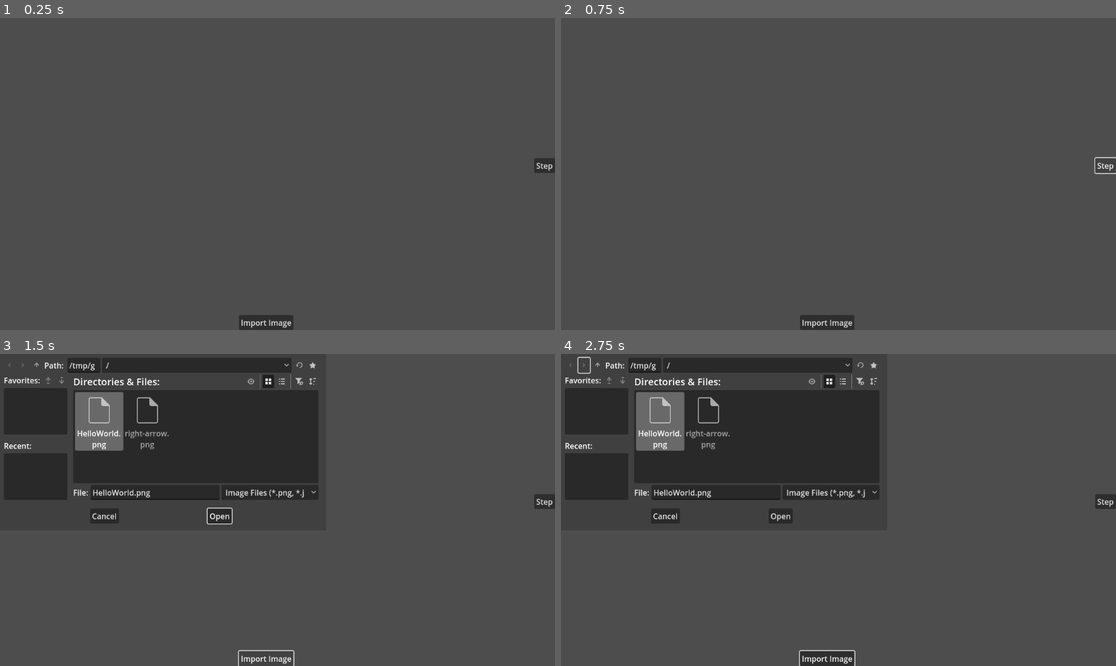
Above: before the commit, frames 1-4 (two rows, left to right).
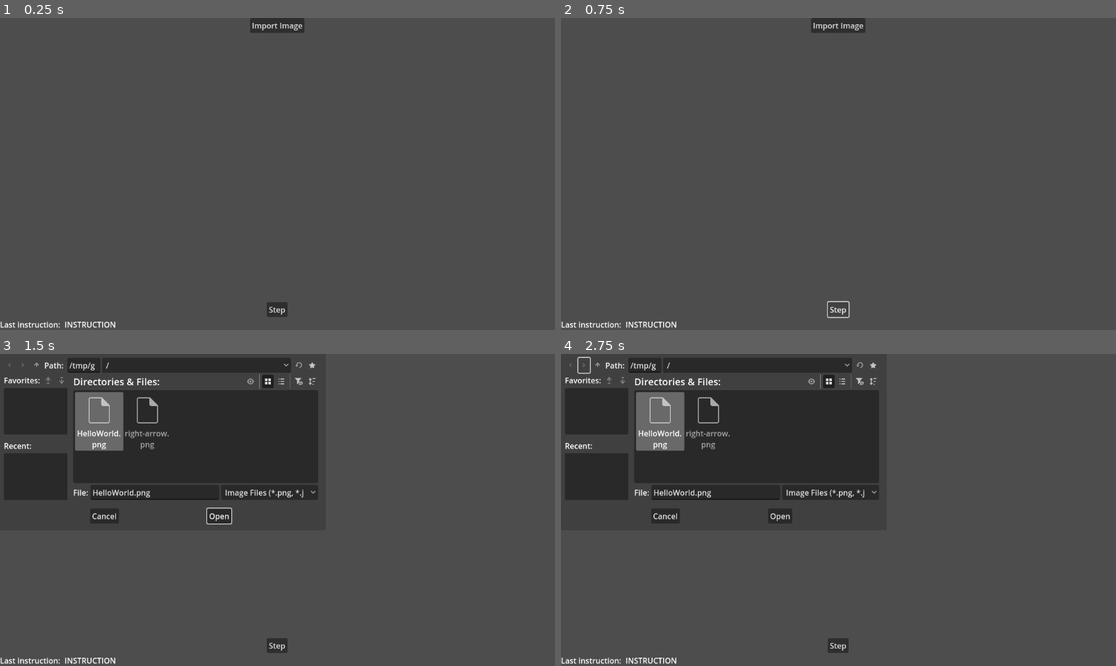
Above: after the commit, the same moments.

Repository: thelvm/godot-pietlang-ide
Game: Godot game, scene res://main.tscn
Same seed, same stepped clock (60 frames per second), same inputs: the game is played once before the commit and once after it.
Inputs (mouse positions are in pixels of both pictures, inside the frame that each line leads up to):
- Up to frame 1 (0.25 s): no input
- Up to frame 2 (0.75 s): click "Step" at 0.5 s
- Up to frame 3 (1.5 s): click "Import Image" at 1.25 s
- Up to frame 4 (2.75 s): click (583, 366) at 2 s

The runs differ from the first frame. In frame 1, 1.3% of the frame differs, in the area x 0-100%, y 0-100%; in frame 2, 1.2%; in frame 3, 1.0%; in frame 4, 1.2%.
Error before the commit: Cannot call method 'get_pixelv' on a null value. (res://pietlang_interpreter.gd:78)
Error after the commit: Cannot call method 'get_pixelv' on a null value. (res://pietlang_interpreter.gd:80)

Commit message:
Add last instruction to UI

Diff:
--- /dev/null
+++ b/last_instruction_label.gd
@@ -0,0 +1,11 @@
+extends Label
+
+@onready var pietlang_interpreter: PietlangInterpreter = %PietlangInterpreter
+
+
+func _ready() -> void:
+	pietlang_interpreter.executed_instruction.connect(_on_interpreter_executed_instruction)
+
+
+func _on_interpreter_executed_instruction(instruction: StringName) -> void:
+	text = instruction
--- a/main.tscn
+++ b/main.tscn
@@ -1,9 +1,10 @@
-[gd_scene load_steps=5 format=3 uid="uid://bxrxbs3158s50"]
+[gd_scene load_steps=6 format=3 uid="uid://bxrxbs3158s50"]
 
 [ext_resource type="Script" uid="uid://y7ami2ldov1m" path="res://main.gd" id="1_ig7tw"]
 [ext_resource type="Script" uid="uid://cds82uvwogchw" path="res://pietlang_interpreter.gd" id="2_0xm2m"]
 [ext_resource type="Texture2D" uid="uid://buukcn6qwoew0" path="res://right-arrow.png" id="2_1bvp3"]
 [ext_resource type="Script" uid="uid://cabqtn5b0kawc" path="res://dp_image.gd" id="3_lquwl"]
+[ext_resource type="Script" uid="uid://bd7pgpf2yo7h" path="res://last_instruction_label.gd" id="4_lquwl"]
 
 [node name="Main" type="Control"]
 layout_mode = 3
@@ -16,14 +17,19 @@
 size_flags_vertical = 3
 script = ExtResource("1_ig7tw")
 
-[node name="GridContainer" type="GridContainer" parent="."]
+[node name="GridContainer" type="VBoxContainer" parent="."]
 layout_mode = 1
 anchors_preset = 15
 anchor_right = 1.0
 anchor_bottom = 1.0
 grow_horizontal = 2
 grow_vertical = 2
-columns = 2
+
+[node name="ImportSourceImageButton" type="Button" parent="GridContainer"]
+layout_mode = 2
+size_flags_horizontal = 4
+size_flags_vertical = 4
+text = "Import Image"
 
 [node name="CodeImage" type="TextureRect" parent="GridContainer"]
 unique_name_in_owner = true
@@ -35,25 +41,51 @@
 stretch_mode = 5
 
 [node name="DpImage" type="Sprite2D" parent="GridContainer/CodeImage"]
-position = Vector2(229, 305)
 texture = ExtResource("2_1bvp3")
 script = ExtResource("3_lquwl")
 
-[node name="Button" type="Button" parent="GridContainer"]
+[node name="LastInstructionLabel" type="Label" parent="GridContainer/CodeImage/DpImage"]
+anchors_preset = 15
+anchor_right = 1.0
+anchor_bottom = 1.0
+offset_left = -32.0
+offset_top = -32.0
+offset_right = -32.0
+offset_bottom = -32.0
+grow_horizontal = 2
+grow_vertical = 2
+theme_override_colors/font_outline_color = Color(0, 0, 0, 1)
+theme_override_constants/outline_size = 4
+text = "INSTRUCTION"
+horizontal_alignment = 1
+vertical_alignment = 1
+script = ExtResource("4_lquwl")
+
+[node name="VBoxContainer" type="VBoxContainer" parent="GridContainer"]
+layout_mode = 2
+
+[node name="StepButton" type="Button" parent="GridContainer/VBoxContainer"]
 layout_mode = 2
 size_flags_horizontal = 4
 size_flags_vertical = 4
 text = "Step"
 
-[node name="ImportSourceImageButton" type="Button" parent="GridContainer"]
+[node name="HBoxContainer" type="HBoxContainer" parent="GridContainer/VBoxContainer"]
 layout_mode = 2
-size_flags_horizontal = 4
-size_flags_vertical = 4
-text = "Import Image"
+
+[node name="Label" type="Label" parent="GridContainer/VBoxContainer/HBoxContainer"]
+layout_mode = 2
+text = "Last instruction: "
+
+[node name="LastInstructionLabel" type="Label" parent="GridContainer/VBoxContainer/HBoxContainer"]
+layout_mode = 2
+text = "INSTRUCTION"
+horizontal_alignment = 1
+script = ExtResource("4_lquwl")
 
 [node name="PietlangInterpreter" type="Node" parent="."]
 unique_name_in_owner = true
 script = ExtResource("2_0xm2m")
 
-[connection signal="pressed" from="GridContainer/Button" to="PietlangInterpreter" method="step"]
 [connection signal="pressed" from="GridContainer/ImportSourceImageButton" to="." method="_on_import_source_image_button_pressed"]
+[connection signal="pressed" from="GridContainer/VBoxContainer/StepButton" to="PietlangInterpreter" method="step"]
--- a/pietlang_interpreter.gd
+++ b/pietlang_interpreter.gd
@@ -1,5 +1,7 @@
 class_name PietlangInterpreter
 extends Node
+
+signal executed_instruction(instruction: StringName)
 
 const DP_RIGHT = 0
 const DP_DOWN = 1
@@ -88,10 +90,12 @@
 			dp_position += Vector2i.UP
 
 	var instruction := get_instruction(previous_color, source_image.get_pixelv(dp_position))
-	print(instruction)
 	match instruction:
 		&"switch":
 			piet_switch()
+
+	executed_instruction.emit(instruction)
+
 
 
 static func get_instruction(previous_color: Color, current_color: Color) -> StringName:
Not shown, added: last_instruction_label.gd.uid
